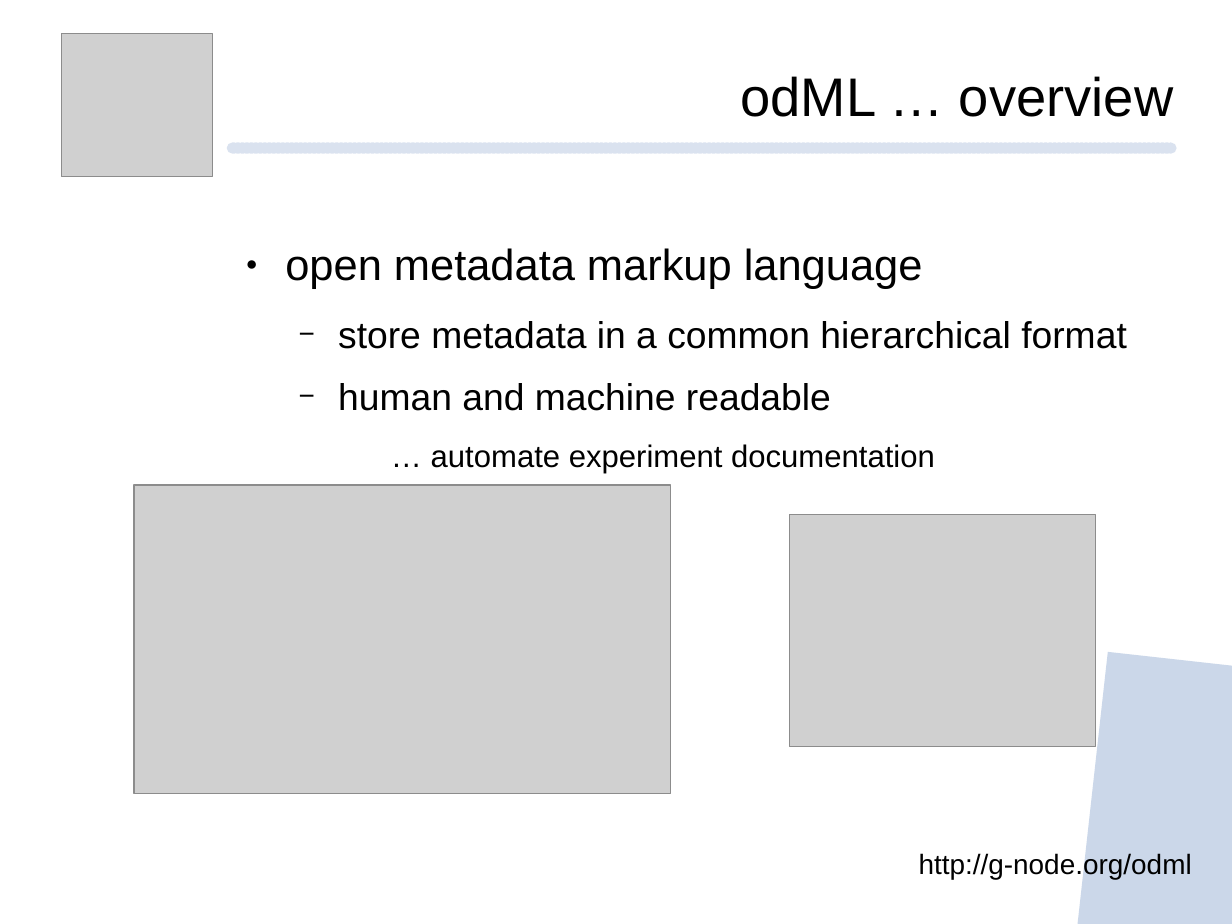
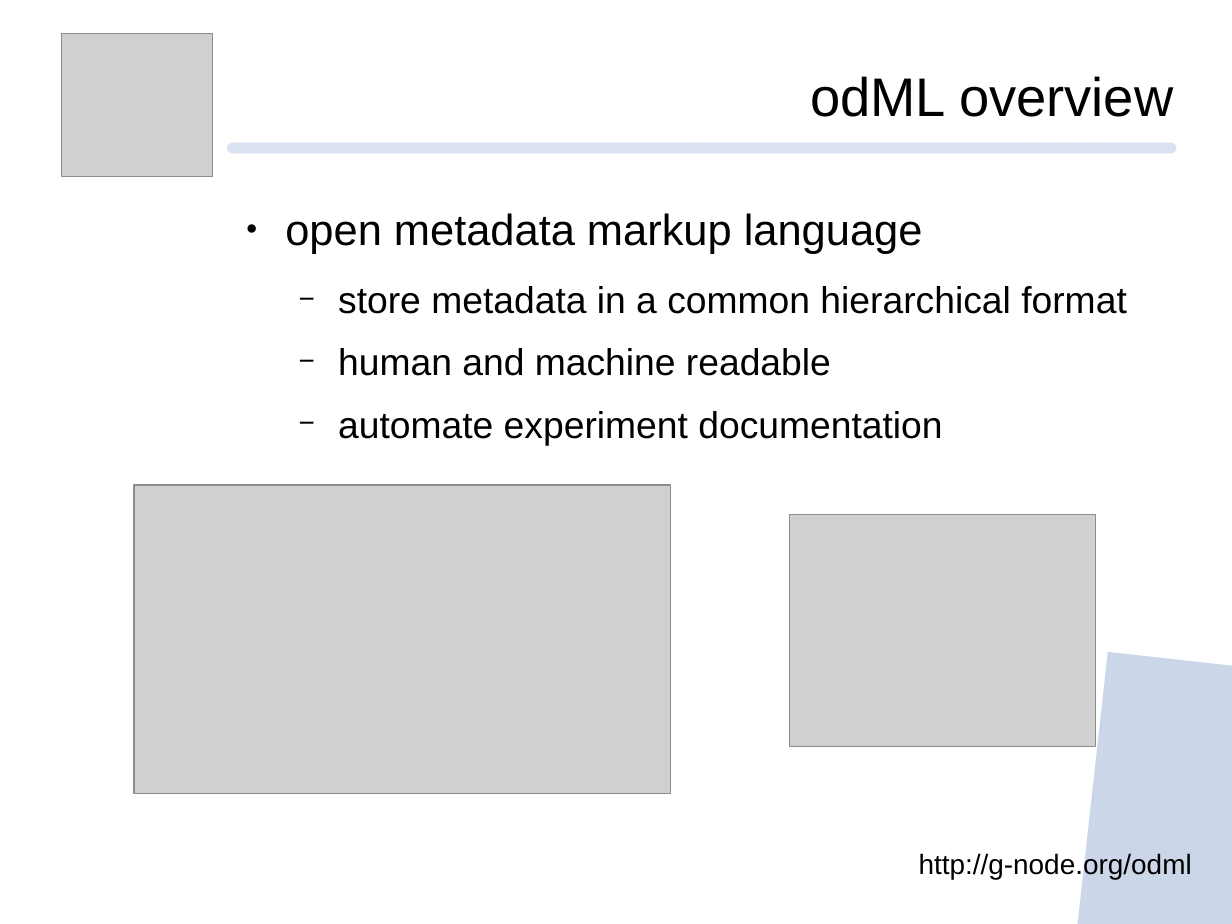
Before and after one commit to mpsonntag/prespost, a slide deck: slide 10 of 202009_BCCN_online/202009_BCCN_Online_conference.odp (slide 16 before the commit). Drawn at 1232x924 pixels with LibreOffice and Linux fonts; fonts in the diff are those of the drawing; grey boxes stand for pictures; background and template pictures are left out. Boxes give left, top, right and bottom in pixels: in the first picture for what was removed or moved away, otherwise in the second. Text is boxed around its words. In the diff, an @@ line names an element or a change of style, - is before the commit and + after.

```diff
--- a/202009_BCCN_online/202009_BCCN_Online_conference.odp
+++ b/202009_BCCN_online/202009_BCCN_Online_conference.odp
@@ text at <box>810,76,1173,117</box>: text changed @@
-odML … overview
+odML overview
@@ text "open metadata markup language": place and size @@
-text "open metadata markup language" at <box>285,248,1127,473</box>
+text "open metadata markup language" at <box>285,213,1127,445</box>
@@ text at <box>338,411,942,445</box>: text changed; size 20 to 24 pt @@
-    … automate experiment documentation
+  − automate experiment documentation
```
Also in this commit, not shown: 6 slides removed.
